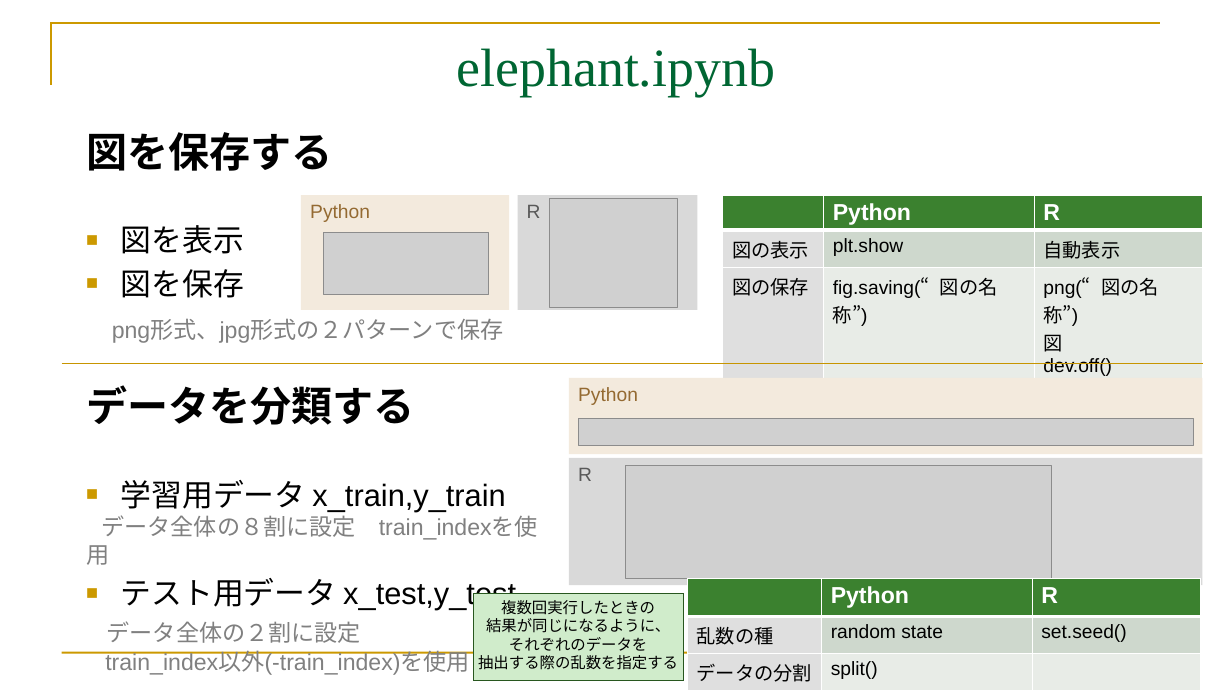
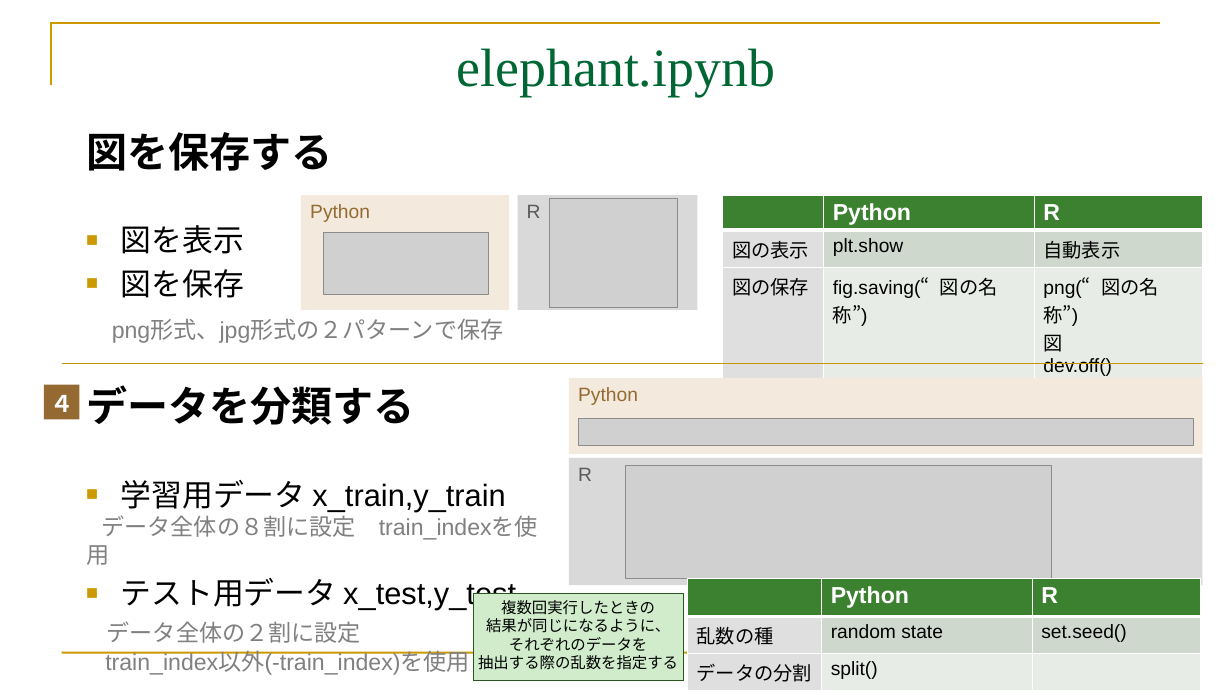
Before and after one commit to mei-517/GoogleColab, a slide deck: slide 6 of GoogleColab.part3.pptx. Drawn at 1232x693 pixels with LibreOffice and Linux fonts; fonts in the diff are those of the drawing; grey boxes stand for pictures. Boxes give left, top, right and bottom in pixels: in the first picture for what was removed or moved away, otherwise in the second. Text is boxed around its words. In the diff, an @@ line names an element or a change of style, - is before the commit and + after.

```diff
--- a/GoogleColab.part3.pptx
+++ b/GoogleColab.part3.pptx
@@ rectangle added at box(44, 384, 79, 420), fill #946A32, 18 pt, text #FFFFFF, bold @@
+４
```
Also in this commit, not shown: 14 other slides changed, 5 slides added, 1 slide removed, 3 other files.
